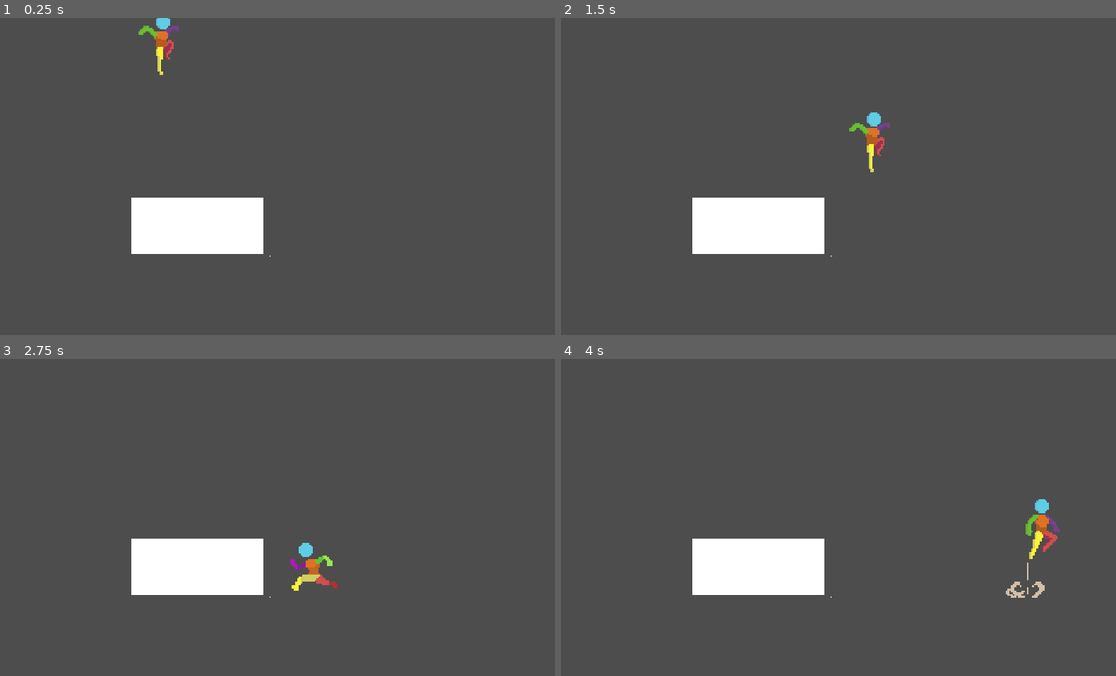
Above: before the commit, frames 1-4 (two rows, left to right).
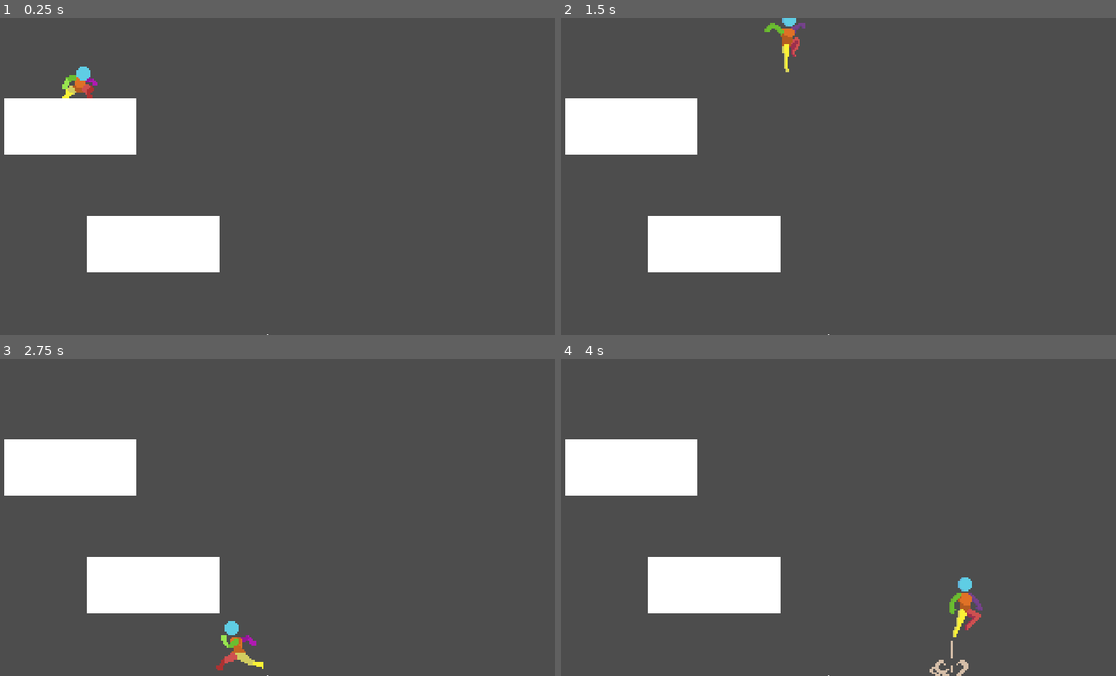
Above: after the commit, the same moments.

Repository: pdroacordi/memorina
Game: Godot game, scene res://scenes/world/game.tscn
The game is run twice, just before and just after one commit, with the same random seed, the same clock (stepped at 60 frames per second) and the same inputs.
Inputs:
- Up to frame 1 (0.25 s): no input
- Up to frame 2 (1.5 s): hold Right (move_right) from 0.53 s (still down); tap Z (jump) at 0.77 s
- Up to frame 3 (2.75 s): tap Z (jump) at 1.52 s; release Right (move_right) at 2.03 s; hold Left (move_left) from 2.03 s (still down)
- Up to frame 4 (4 s): release Left (move_left) at 2.78 s; hold Right (move_right) from 2.78 s (still down); tap Z (jump) at 3.02, 3.77 s

The runs differ from the first frame. In frame 1, 9.7% of the frame differs, in the area x 0-49%, y 0-100%; in frame 2, 9.7%; in frame 3, 9.8%; in frame 4, 10%, in the area x 0-90%, y 25-100%.

Commit message:
chore(world): expand test level for the new viewport
Reposition the platform, player spawn and camera for 640x360, and add a
second platform so there is something to fall from while tuning landings.

Diff:
--- a/scenes/world/game.tscn
+++ b/scenes/world/game.tscn
@@ -22,7 +22,7 @@
 shape = SubResource("WorldBoundaryShape2D_e2o6t")
 
 [node name="StaticBody2D" type="StaticBody2D" parent="World/Current Level" unique_id=269642059]
-position = Vector2(-83, -35)
+position = Vector2(-224, -237)
 
 [node name="CollisionShape2D" type="CollisionShape2D" parent="World/Current Level/StaticBody2D" unique_id=1244886017]
 shape = SubResource("RectangleShape2D_3v0ji")
@@ -30,11 +30,20 @@
 [node name="MeshInstance2D" type="MeshInstance2D" parent="World/Current Level/StaticBody2D" unique_id=1925946316]
 mesh = SubResource("QuadMesh_rxs28")
 
+[node name="StaticBody2D2" type="StaticBody2D" parent="World/Current Level" unique_id=592380786]
+position = Vector2(-130, -103)
+
+[node name="CollisionShape2D" type="CollisionShape2D" parent="World/Current Level/StaticBody2D2" unique_id=1644705043]
+shape = SubResource("RectangleShape2D_3v0ji")
+
+[node name="MeshInstance2D" type="MeshInstance2D" parent="World/Current Level/StaticBody2D2" unique_id=892197655]
+mesh = SubResource("QuadMesh_rxs28")
+
 [node name="Ivo" parent="World" unique_id=1573815107 instance=ExtResource("1_e2o6t")]
-position = Vector2(-118.10907, -232.21048)
+position = Vector2(-213, -280)
 
 [node name="Camera2D" type="Camera2D" parent="World" unique_id=1746271803]
-position = Vector2(2, -91)
+position = Vector2(5, -180)
 
 [node name="Spawner" type="Node2D" parent="World" unique_id=1572119967]
 script = ExtResource("2_hqfqh")
